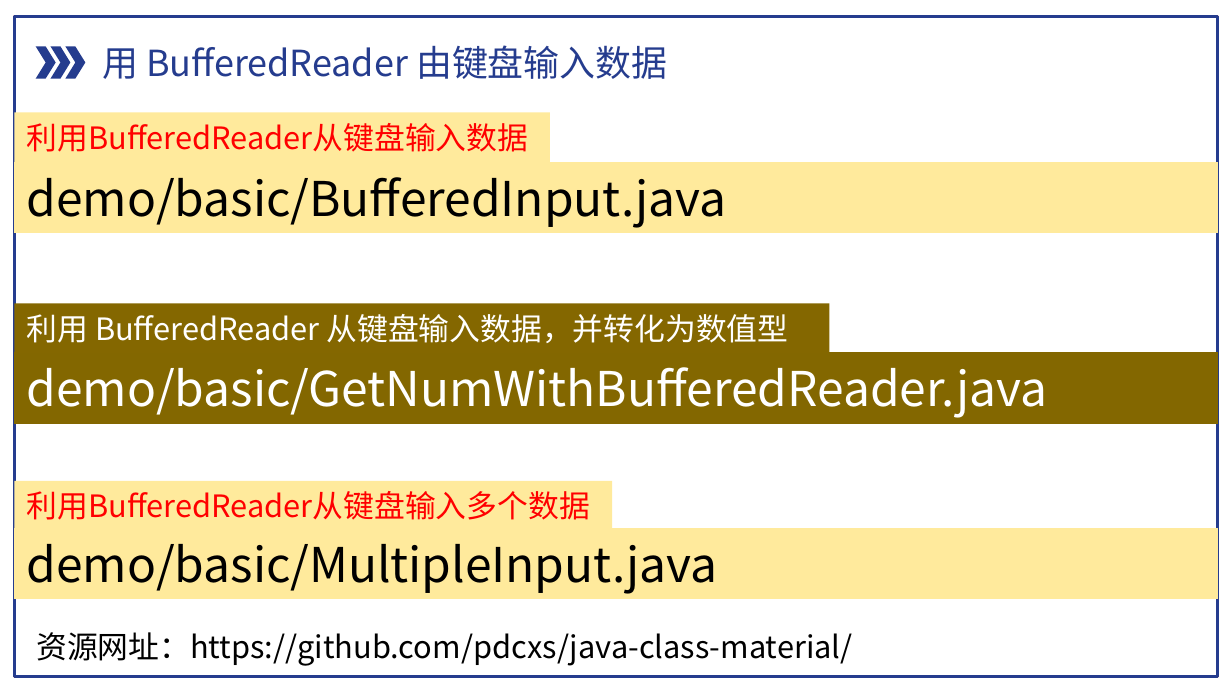
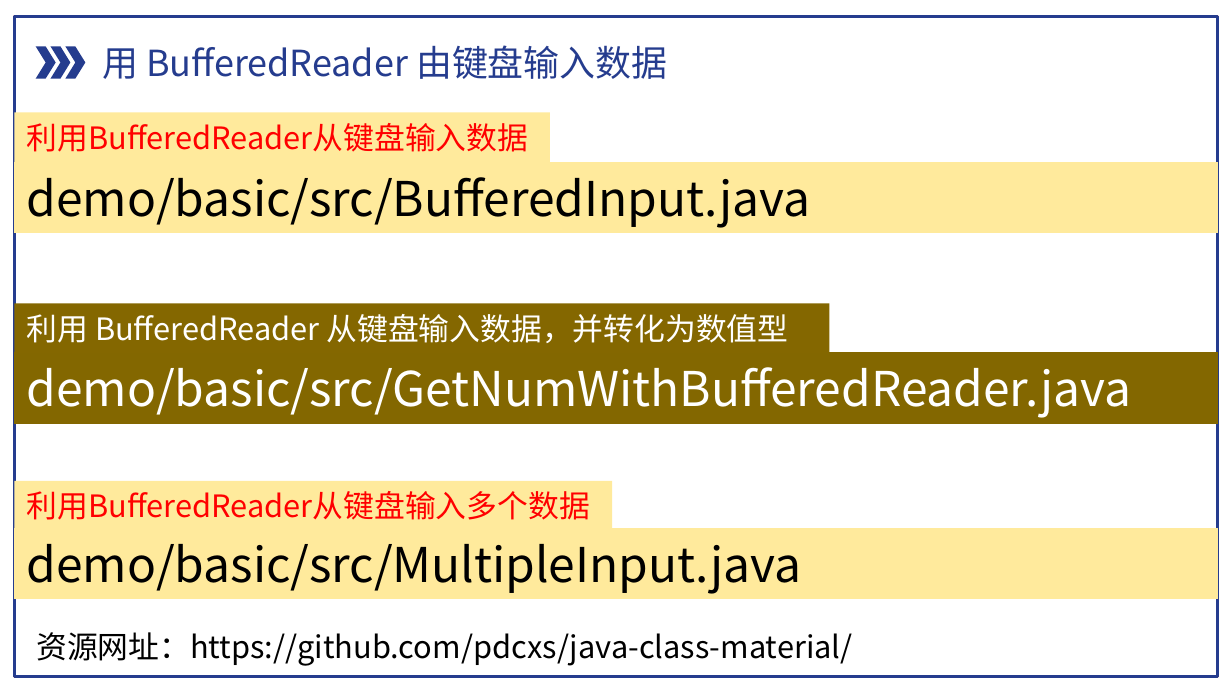
Before and after one commit to pdcxs/java-class-material, a slide deck: slide 20 of slides/02-Java语言基础.pptx. Drawn at 1232x693 pixels with LibreOffice and Linux fonts; fonts in the diff are those of the drawing. Boxes give left, top, right and bottom in pixels: in the first picture for what was removed or moved away, otherwise in the second. Text is boxed around its words. In the diff, an @@ line names an element or a change of style, - is before the commit and + after.

```diff
--- a/slides/02-Java语言基础.pptx
+++ b/slides/02-Java语言基础.pptx
@@ text in rectangle at [27,177,811,228]: text changed @@
-demo/basic/BufferedInput.java
+demo/basic/src/BufferedInput.java
@@ text in rectangle at [27,367,1131,418]: text changed @@
-demo/basic/GetNumWithBufferedReader.java
+demo/basic/src/GetNumWithBufferedReader.java
@@ text in rectangle at [27,544,802,594]: text changed @@
-demo/basic/MultipleInput.java
+demo/basic/src/MultipleInput.java
```
Also in this commit, not shown: 4 other slides changed, 23 other files.
